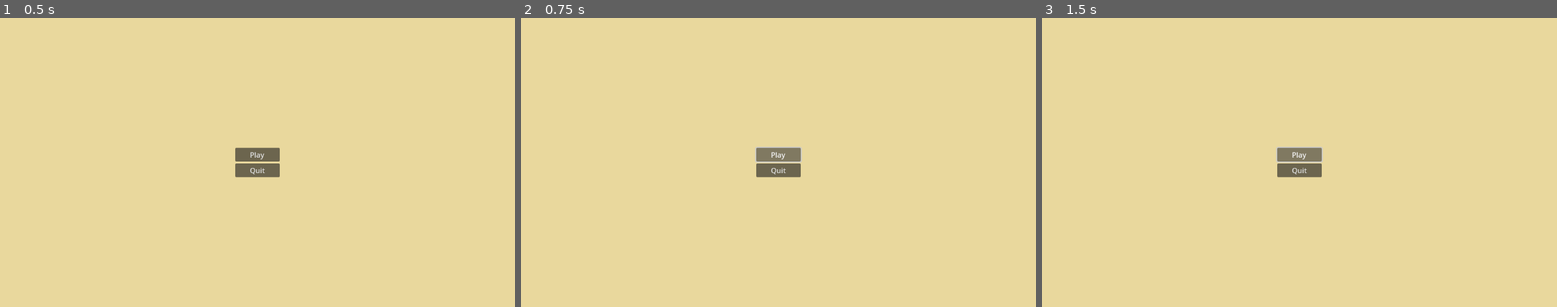
Above: before the commit, frames 1-3 (left to right).
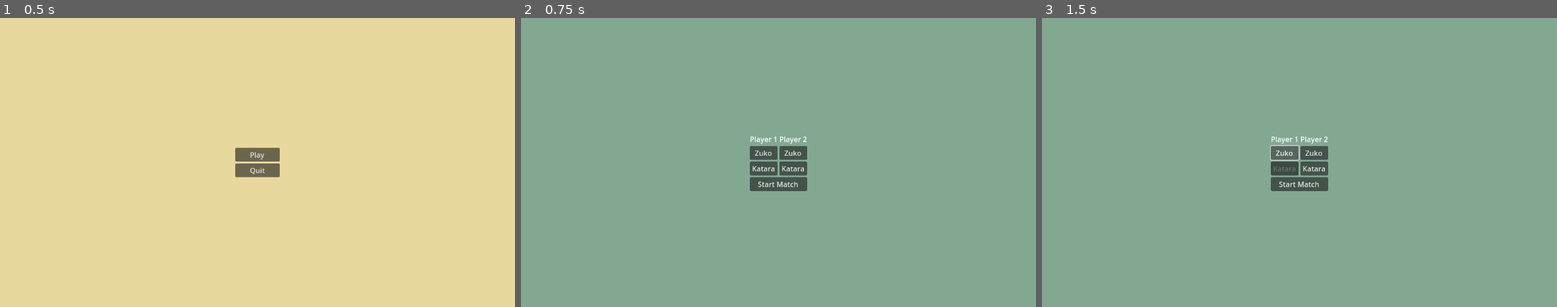
Above: after the commit, the same moments.

Repository: jneisen/avatargame
Game: Godot game, scene res://Scenes/main.tscn
Same seed, same stepped clock (60 frames per second), same inputs: the game is played once before the commit and once after it. The engine's default icon, where the game draws it, is replaced by a stand-in: a white triangle on a blue panel in a dark square.
Inputs (mouse positions are in pixels of both pictures, inside the frame that each line leads up to):
- Up to frame 1 (0.5 s): no input
- Up to frame 2 (0.75 s): click "Play" at 0.5 s
- Up to frame 3 (1.5 s): click (1284, 153) at 1.25 s, where only the run after the commit has a clickable "Zuko"

Frame 1 is identical in both runs. In frame 2, 100% of the frame differs, in the area x 0-100%, y 0-100%; in frame 3, 100%.

Commit message:
fixed file name

Diff:
--- /dev/null
+++ b/Scenes/character options.tscn
@@ -0,0 +1,148 @@
+[gd_scene load_steps=2 format=3 uid="uid://dtpuw3hg61n7h"]
+
+[sub_resource type="GDScript" id="GDScript_s3dis"]
+script/source = "extends Control
+
+var player_1_selection = \"\"
+
+var player_2_selection = \"\"
+
+func _ready():
+	$warn_user.visible = false
+
+func _on_pick_zuko_1_pressed() -> void:
+	player_1_selection=\"zuko\"
+	_update_button_states(1)
+
+func _on_pick_katara_1_pressed() -> void:
+	player_1_selection=\"katara\"
+	_update_button_states(1)
+
+func _on_pick_zuko_2_pressed() -> void:
+	player_2_selection=\"zuko\"
+	_update_button_states(2)
+
+func _on_pick_katara_2_pressed() -> void:
+	player_2_selection=\"katara\"
+	_update_button_states(2)
+
+func _on_start_pressed() -> void:
+	if player_1_selection == \"\" or player_2_selection == \"\":
+		$warn_user.show()
+	else:
+		pass
+
+func _update_button_states(player):
+	if player==1:
+		if player_1_selection == \"zuko\":
+			$VBoxContainer/HBoxContainer/VBoxContainer/pick_zuko_1.modulate = Color(1, 1, 1)
+			$VBoxContainer/HBoxContainer/VBoxContainer/pick_katara_1.modulate = Color(0.5, 0.5, 0.5)
+		else:
+			$VBoxContainer/HBoxContainer/VBoxContainer/pick_katara_1.modulate = Color(1, 1, 1)
+			$VBoxContainer/HBoxContainer/VBoxContainer/pick_zuko_1.modulate = Color(0.5, 0.5, 0.5)
+	else:
+		if player_2_selection == \"zuko\":
+			$VBoxContainer/HBoxContainer/VBoxContainer/pick_zuko_2.modulate = Color(1, 1, 1)
+			$VBoxContainer/HBoxContainer/VBoxContainer/pick_katara_2.modulate = Color(0.5, 0.5, 0.5)
+		else:
+			$VBoxContainer/HBoxContainer/VBoxContainer2/pick_katara_2.modulate = Color(1, 1, 1)
+			$VBoxContainer/HBoxContainer/VBoxContainer2/pick_zuko_2.modulate = Color(0.5, 0.5, 0.5)
+
+func _on_close_popup_pressed() -> void:
+	$warn_user.hide() # Replace with function body.
+"
+
+[node name="Control" type="Control"]
+layout_mode = 3
+anchors_preset = 15
+anchor_right = 1.0
+anchor_bottom = 1.0
+grow_horizontal = 2
+grow_vertical = 2
+script = SubResource("GDScript_s3dis")
+
+[node name="warn_user" type="PopupPanel" parent="."]
+initial_position = 3
+size = Vector2i(377, 100)
+current_screen = 0
+visible = true
+
+[node name="Label" type="Label" parent="warn_user"]
+offset_left = 4.0
+offset_top = 4.0
+offset_right = 373.0
+offset_bottom = 96.0
+size_flags_horizontal = 4
+text = "Must select charachter for Player 1 and Player 2"
+
+[node name="close_popup" type="Button" parent="warn_user"]
+offset_left = 4.0
+offset_top = 4.0
+offset_right = 373.0
+offset_bottom = 96.0
+text = "close"
+
+[node name="ColorRect" type="ColorRect" parent="."]
+layout_mode = 0
+offset_right = 1228.0
+offset_bottom = 784.0
+color = Color(0.510641, 0.659147, 0.571366, 1)
+
+[node name="VBoxContainer" type="VBoxContainer" parent="."]
+layout_mode = 1
+anchors_preset = 8
+anchor_left = 0.5
+anchor_top = 0.5
+anchor_right = 0.5
+anchor_bottom = 0.5
+offset_left = -64.0
+offset_top = -64.0
+offset_right = 64.0
+offset_bottom = 64.0
+grow_horizontal = 2
+grow_vertical = 2
+
+[node name="HBoxContainer" type="HBoxContainer" parent="VBoxContainer"]
+layout_mode = 2
+
+[node name="VBoxContainer" type="VBoxContainer" parent="VBoxContainer/HBoxContainer"]
+layout_mode = 2
+
+[node name="Label" type="Label" parent="VBoxContainer/HBoxContainer/VBoxContainer"]
+layout_mode = 2
+text = "Player 1"
+
+[node name="pick_zuko_1" type="Button" parent="VBoxContainer/HBoxContainer/VBoxContainer"]
+layout_mode = 2
+text = "Zuko"
+
+[node name="pick_katara_1" type="Button" parent="VBoxContainer/HBoxContainer/VBoxContainer"]
+layout_mode = 2
+text = "Katara"
+
+[node name="VBoxContainer2" type="VBoxContainer" parent="VBoxContainer/HBoxContainer"]
+layout_mode = 2
+
+[node name="Label" type="Label" parent="VBoxContainer/HBoxContainer/VBoxContainer2"]
+layout_mode = 2
+text = "Player 2"
+
+[node name="pick_zuko_2" type="Button" parent="VBoxContainer/HBoxContainer/VBoxContainer2"]
+layout_mode = 2
+text = "Zuko"
+
+[node name="pick_katara_2" type="Button" parent="VBoxContainer/HBoxContainer/VBoxContainer2"]
+layout_mode = 2
+text = "Katara"
+
+[node name="start" type="Button" parent="VBoxContainer"]
+layout_mode = 2
+text = "Start Match
+"
+
+[connection signal="pressed" from="warn_user/close_popup" to="." method="_on_close_popup_pressed"]
+[connection signal="pressed" from="VBoxContainer/HBoxContainer/VBoxContainer/pick_zuko_1" to="." method="_on_pick_zuko_1_pressed"]
+[connection signal="pressed" from="VBoxContainer/HBoxContainer/VBoxContainer/pick_katara_1" to="." method="_on_pick_katara_1_pressed"]
+[connection signal="pressed" from="VBoxContainer/HBoxContainer/VBoxContainer2/pick_zuko_2" to="." method="_on_pick_zuko_2_pressed"]
+[connection signal="pressed" from="VBoxContainer/HBoxContainer/VBoxContainer2/pick_katara_2" to="." method="_on_pick_katara_2_pressed"]
+[connection signal="pressed" from="VBoxContainer/start" to="." method="_on_start_pressed"]
--- /dev/null
+++ b/Scenes/test.tscn
@@ -0,0 +1,31 @@
+[gd_scene load_steps=4 format=3 uid="uid://ct7jdme11fsig"]
+
+[ext_resource type="PackedScene" uid="uid://dwjftpe5w5f7j" path="res://Scenes/character.tscn" id="1_6r33q"]
+[ext_resource type="Texture2D" uid="uid://duvfrrbkhcwo4" path="res://Sprites/icon.svg" id="2_xutui"]
+
+[sub_resource type="RectangleShape2D" id="RectangleShape2D_olf04"]
+size = Vector2(941, 78)
+
+[node name="Test" type="Node2D"]
+
+[node name="CharacterBody2D" parent="." instance=ExtResource("1_6r33q")]
+position = Vector2(4, -41)
+scale = Vector2(2, 2)
+
+[node name="Camera2D" type="Camera2D" parent="."]
+
+[node name="CharacterBody2D2" parent="." instance=ExtResource("1_6r33q")]
+position = Vector2(-177, -29)
+scale = Vector2(2, 2)
+player1 = false
+
+[node name="StaticBody2D" type="StaticBody2D" parent="."]
+
+[node name="Sprite2D" type="Sprite2D" parent="StaticBody2D"]
+position = Vector2(2, 78)
+scale = Vector2(7.4, 0.626561)
+texture = ExtResource("2_xutui")
+
+[node name="CollisionShape2D" type="CollisionShape2D" parent="StaticBody2D"]
+position = Vector2(5.5, 76)
+shape = SubResource("RectangleShape2D_olf04")
--- a/Scripts/main.gd
+++ b/Scripts/main.gd
@@ -2,6 +2,6 @@
 
 func _on_play_pressed() -> void:
 	#Replace with main game file
-	get_tree().change_scene_to_file("res://Scenes/charachter options.tscn")
+	get_tree().change_scene_to_file("res://Scenes/character_options.tscn")
 func _on_quit_pressed() -> void:
 	get_tree().quit() # Replace with function body.
Not shown, added: Sprites/zuko spritesheet.png.import
